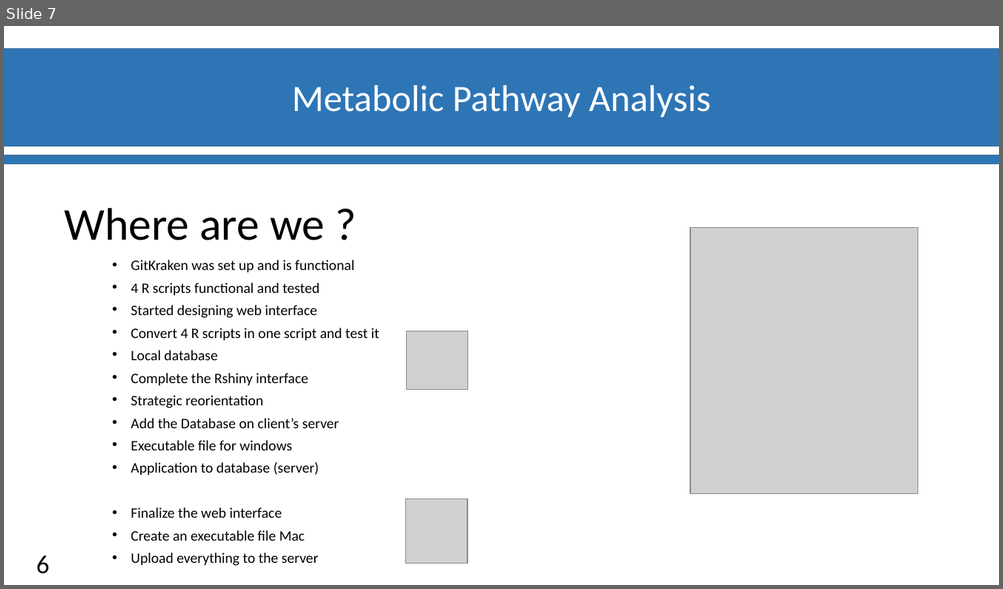
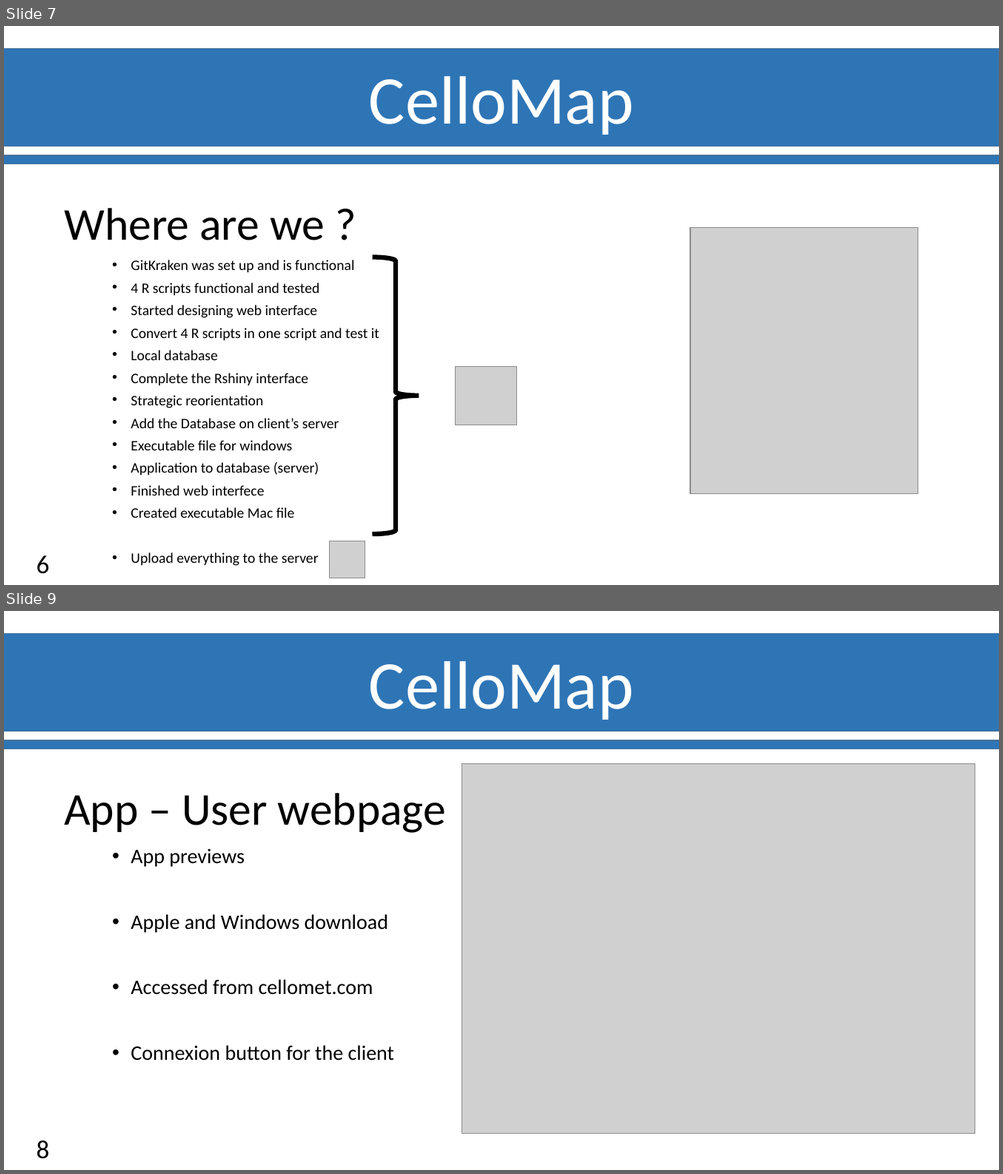
Before and after one commit to Ylefol/projet-INSERM_V5, a slide deck: Slides/Diapos_Suivit_projet.pptx. Shown one above the other, each under a label of ours: slide 7 before the commit, slides 7 and 9 after it; the slides between them are not shown. The pictures are 1003x589 and 1003x1174 pixels, drawn with LibreOffice and Linux fonts; fonts in the diff are those of the drawing; grey boxes stand for pictures; background and template pictures are left out. Boxes give left, top, right and bottom in pixels: in the first picture for what was removed or moved away, otherwise in the second. Text is boxed around its words. In the diff, an @@ line names an element or a change of style, - is before the commit and + after.

```diff
--- a/Slides/Diapos_Suivit_projet.pptx
+++ b/Slides/Diapos_Suivit_projet.pptx
@@ slide 9 added at [4, 611, 999, 1170], background #FFFFFF; not listed: 3 template elements that a slide beside it also shows @@
@@ picture added at [461, 764, 975, 1134] @@
@@ text added at [64, 793, 446, 833], 44 pt, text #000000 @@
+App – User webpage
@@ text added at [131, 849, 394, 1061], 20 pt, text #000000 @@
+• App previews
+• Apple and Windows download
+• Accessed from cellomet.com
+• Connexion button for the client
@@ page number added at [37, 1141, 50, 1159], 25 pt, text #000000 @@
+8
@@ slide 7 changed as well @@
@@ text removed at [292, 85, 711, 117] @@
-Metabolic Pathway Analysis
@@ text added at [369, 76, 634, 135], 66 pt, text #FFFFFF @@
+CelloMap
@@ right brace added at [373, 258, 419, 535], outline #000000 4.5 pt @@
@@ picture: place and size @@
-picture at [406, 331, 467, 390]
+picture at [455, 366, 517, 425]
@@ text at [131, 486, 295, 518]: text changed @@
-• Finalize the web interface
-• Create an executable file Mac
+• Finished web interfece
+• Created executable Mac file
@@ picture: place and size @@
-picture at [405, 500, 467, 564]
+picture at [330, 542, 365, 579]
```
Also in this commit, not shown: 3 other slides changed, 5 other slides added, 7 slides removed.
